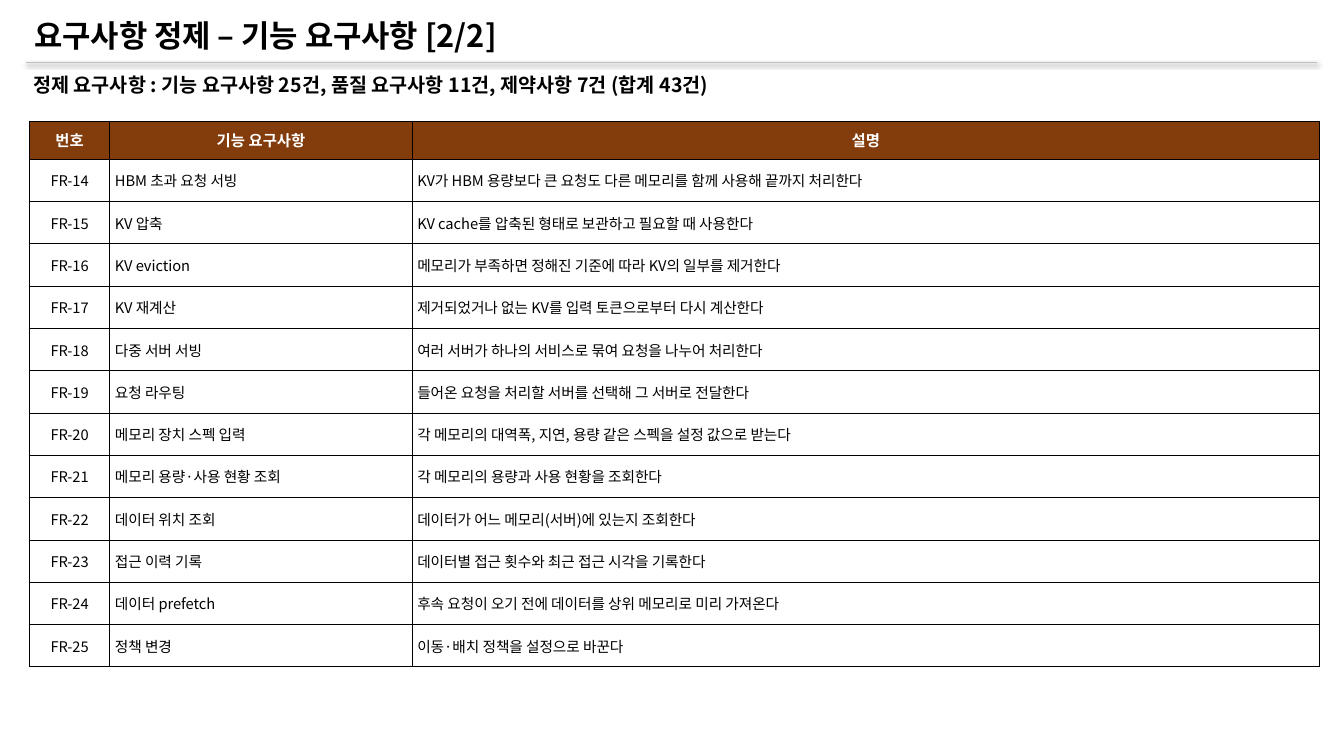
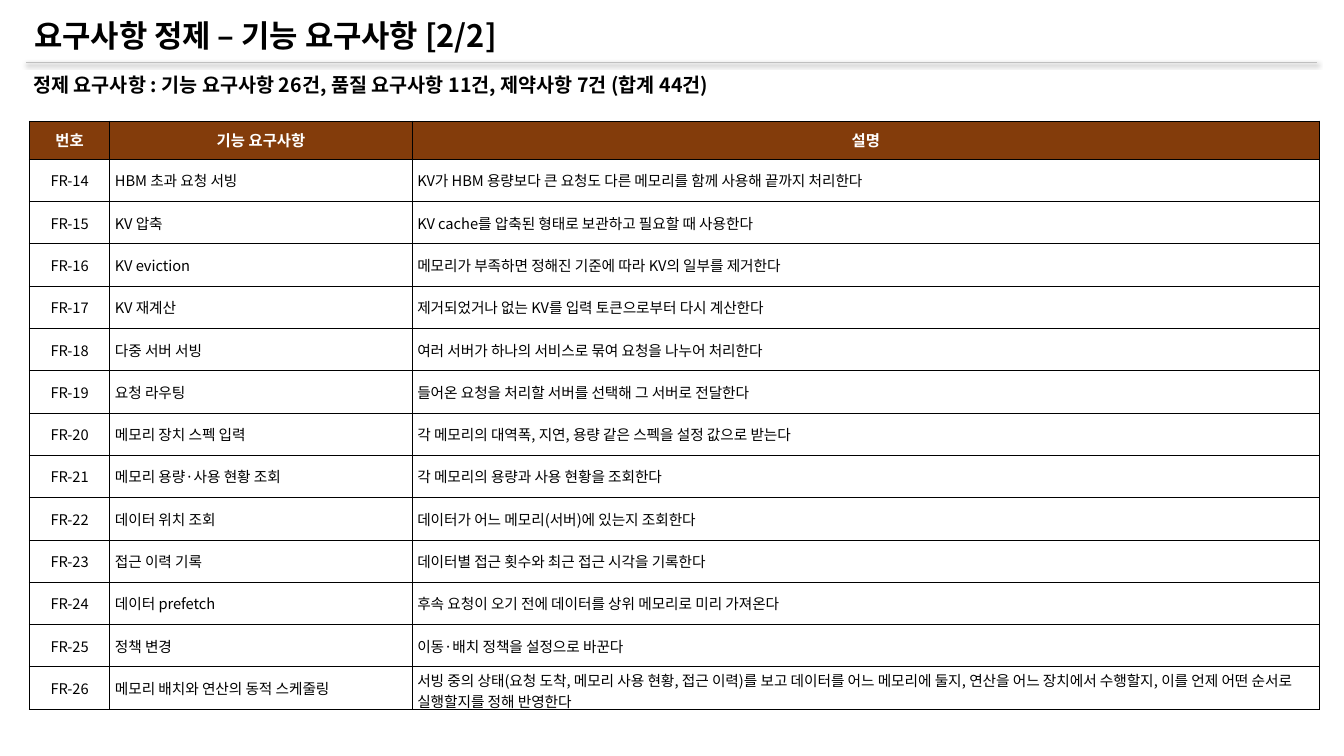
Before and after one commit to mkim0628/vllm, a slide deck: slide 5 of doc-mk/Requirements/requirements-overview.pptx. Drawn at 1344x756 pixels with LibreOffice and Linux fonts; fonts in the diff are those of the drawing. Boxes give left, top, right and bottom in pixels: in the first picture for what was removed or moved away, otherwise in the second. Text is boxed around its words. In the diff, an @@ line names an element or a change of style, - is before the commit and + after.

```diff
--- a/doc-mk/Requirements/requirements-overview.pptx
+++ b/doc-mk/Requirements/requirements-overview.pptx
@@ text at [33, 75, 709, 96]: text changed @@
-정제 요구사항 : 기능 요구사항 25건, 품질 요구사항 11건, 제약사항 7건 (합계 43건)
+정제 요구사항 : 기능 요구사항 26건, 품질 요구사항 11건, 제약사항 7건 (합계 44건)
@@ table at [29, 121, 1320, 714] @@
+row 14: FR-26 | 메모리 배치와 연산의 동적 스케줄링 | 서빙 중의 상태(요청 도착, 메모리 사용 현황, 접근 이력)를 보고 데이터를 어느 메모리에 둘지, 연산을 어느 장치에서 수행할지, 이를 언제 어떤 순서로 실행할지를 정해 반영한다
```
Also in this commit, not shown: 7 other slides changed, 1 slide removed, 2 other files.
